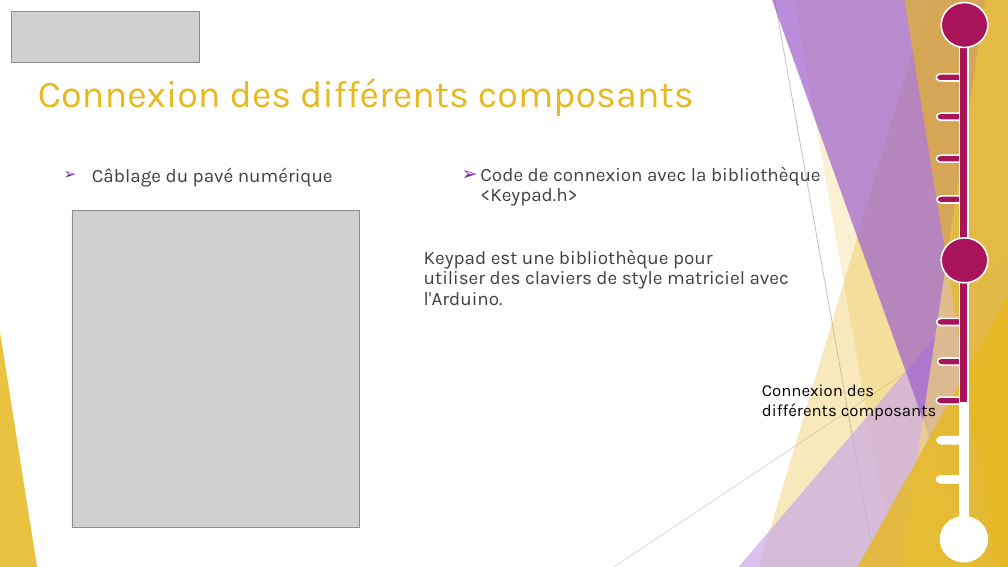
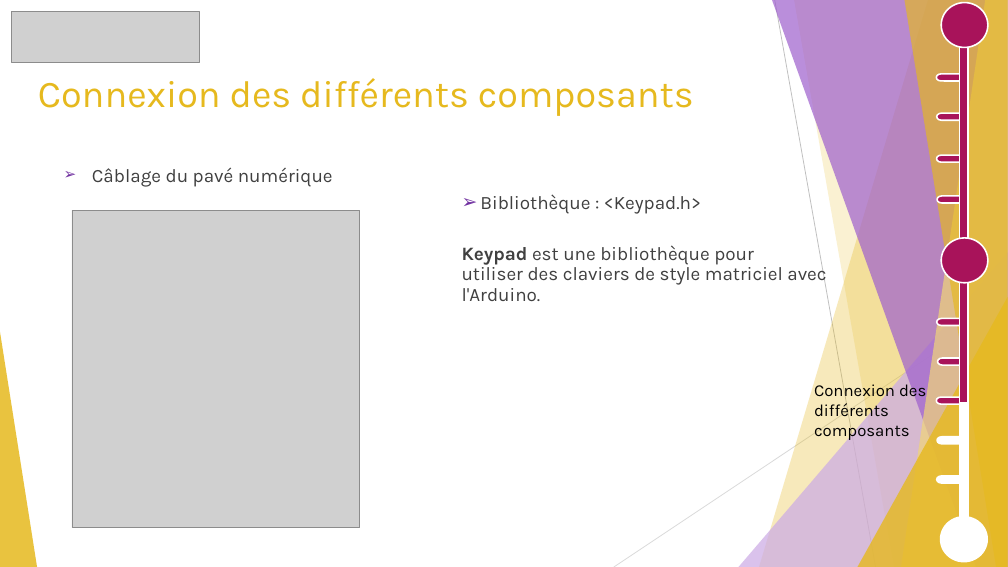
Before and after one commit to GuiguiMvn/Systeme-Escape-Game-Telethon, a slide deck: slide 20 of Cyril/Diapositives/Projet Théléton REVUE 2.pptx (slide 19 before the commit). Drawn at 1008x567 pixels with LibreOffice and Linux fonts; fonts in the diff are those of the drawing; grey boxes stand for pictures. Boxes give left, top, right and bottom in pixels: in the first picture for what was removed or moved away, otherwise in the second. Text is boxed around its words. In the diff, an @@ line names an element or a change of style, - is before the commit and + after.

```diff
--- a/Cyril/Diapositives/Projet Théléton REVUE 2.pptx
+++ b/Cyril/Diapositives/Projet Théléton REVUE 2.pptx
@@ text at box(480, 194, 701, 214): text changed @@
-  ➢ Code de connexion avec la bibliothèque <Keypad.h>
+  ➢ Bibliothèque : <Keypad.h>
@@ text at box(462, 245, 826, 301): bold on in "Keypad"; list level 1 to 2 in "Keypad est une bibliothèque pour ..." @@
@@ text "Connexion des différents composants" rewrapped from box(762, 381, 937, 421) to box(814, 381, 926, 441) @@
```
Also in this commit, not shown: 5 other slides changed, 2 slides added, 3 other files.
